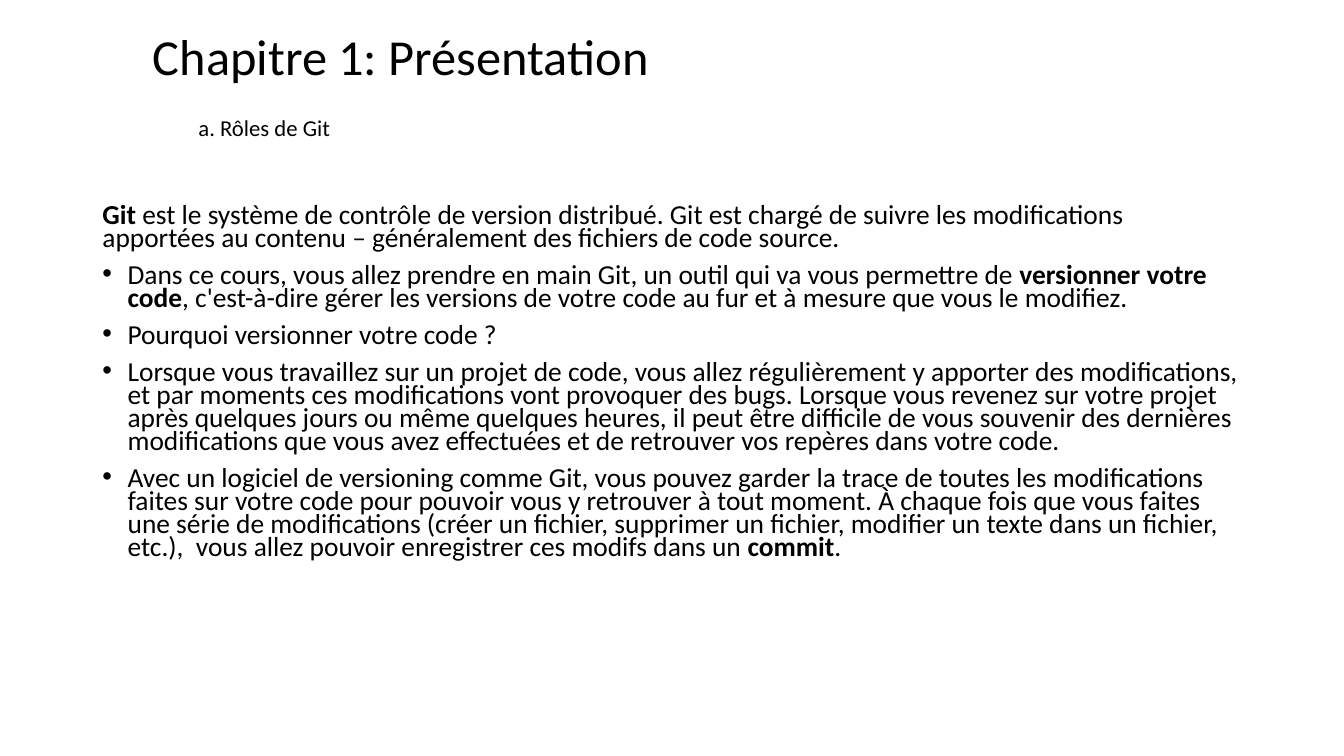
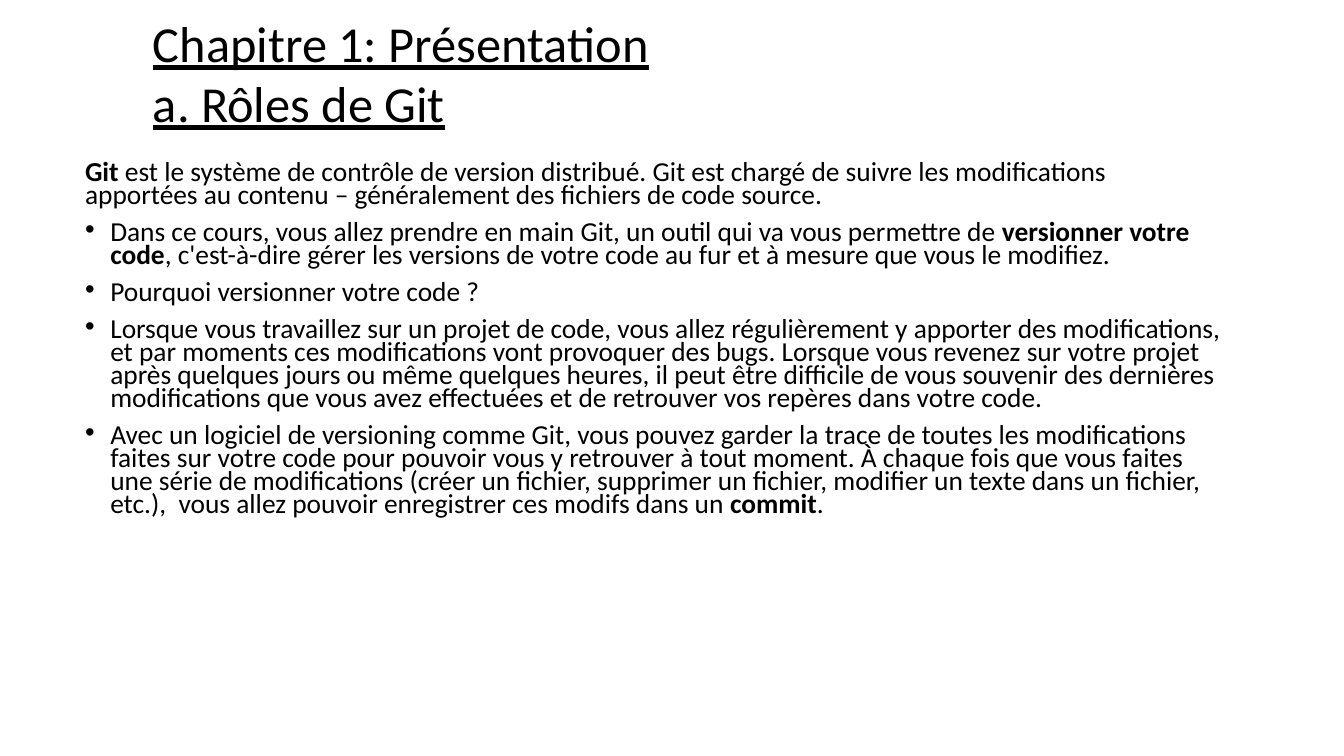
Before and after one commit to emdeo/absolute-knowledge, a slide deck: slide 2 of presentationGit.pptx. Drawn at 1344x756 pixels with LibreOffice and Linux fonts; fonts in the diff are those of the drawing. Boxes give left, top, right and bottom in pixels: in the first picture for what was removed or moved away, otherwise in the second. Text is boxed around its words. In the diff, an @@ line names an element or a change of style, - is before the commit and + after.

```diff
--- a/presentationGit.pptx
+++ b/presentationGit.pptx
@@ title "Chapitre 1: Présentation a. Rôles ..." at [153, 27, 649, 130]: size 16.2 to 36 pt in "a. Rôles de Git"; underline on @@
@@ text "Git est le système de ...": place and size @@
-text "Git est le système de ..." at [102, 205, 1237, 561]
+text "Git est le système de ..." at [85, 161, 1220, 518]
```
Also in this commit, not shown: 9 other slides changed, 20 slides added.
